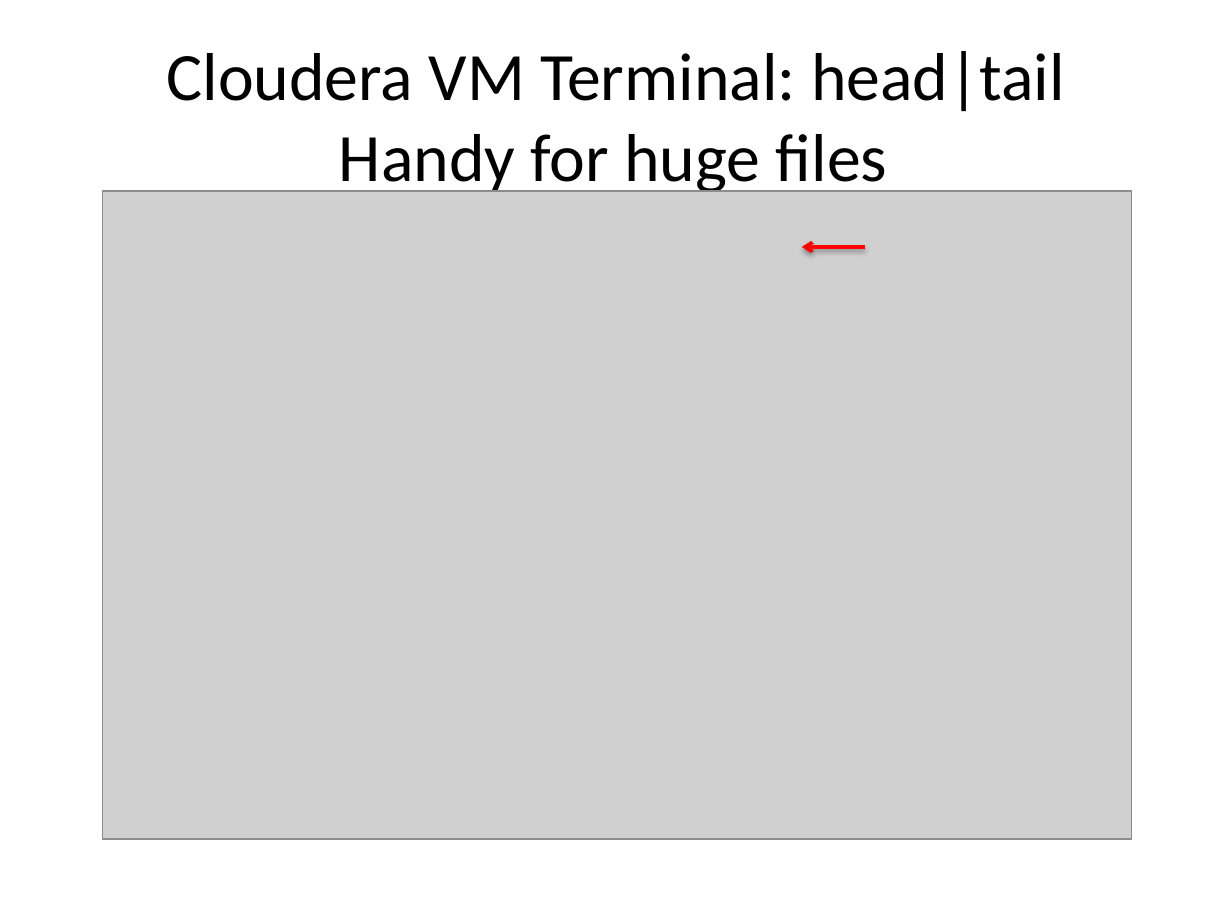
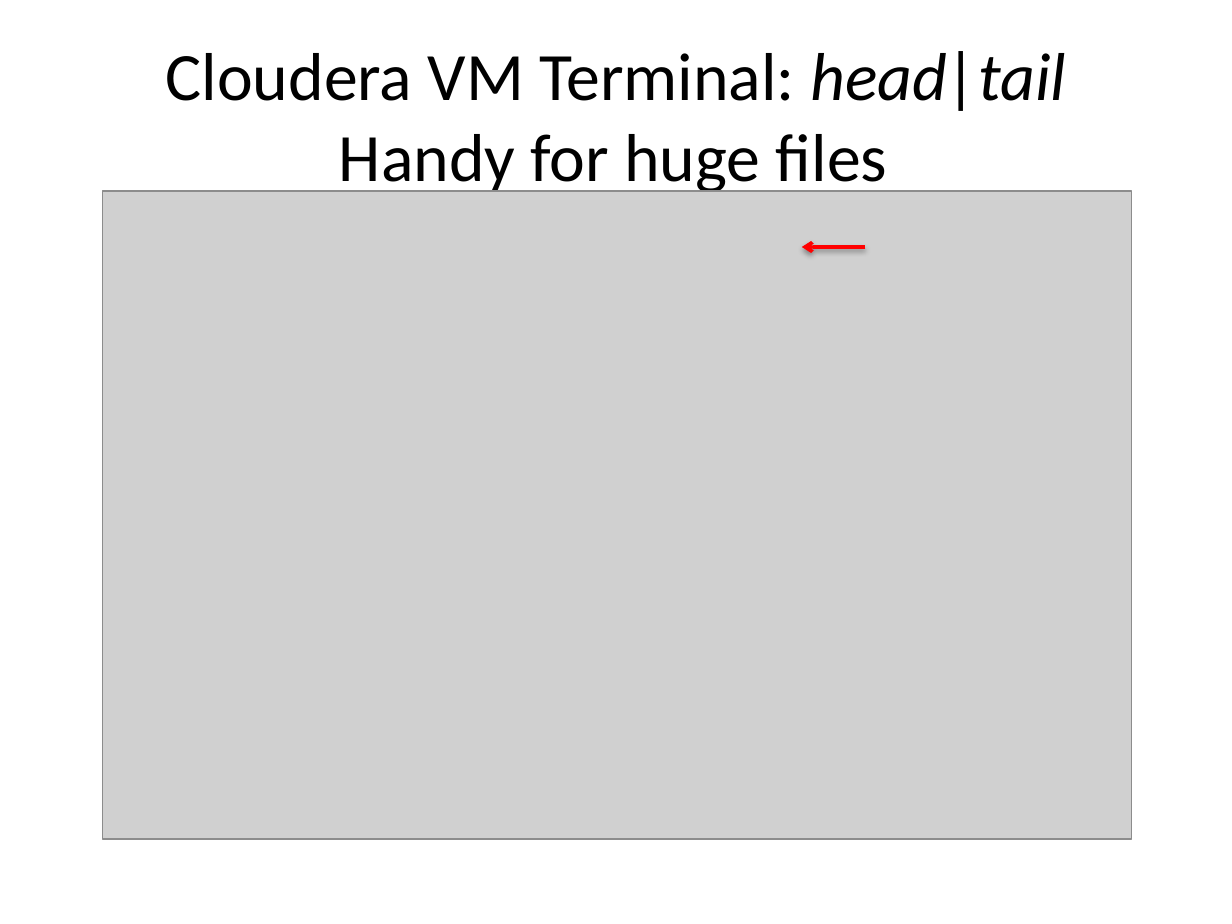
Before and after one commit to jayurbain/HadoopIntro, a slide deck: slide 18 of MapReduce 1.pptx. Drawn at 1232x924 pixels with LibreOffice and Linux fonts; fonts in the diff are those of the drawing; grey boxes stand for pictures. Boxes give left, top, right and bottom in pixels: in the first picture for what was removed or moved away, otherwise in the second. Text is boxed around its words. In the diff, an @@ line names an element or a change of style, - is before the commit and + after.

```diff
--- a/MapReduce 1.pptx
+++ b/MapReduce 1.pptx
@@ title "Cloudera VM Terminal: head|tail Handy ..." at box(166, 51, 1067, 198): italic on in "head|tail" @@
```
Also in this commit, not shown: 12 other slides changed.
